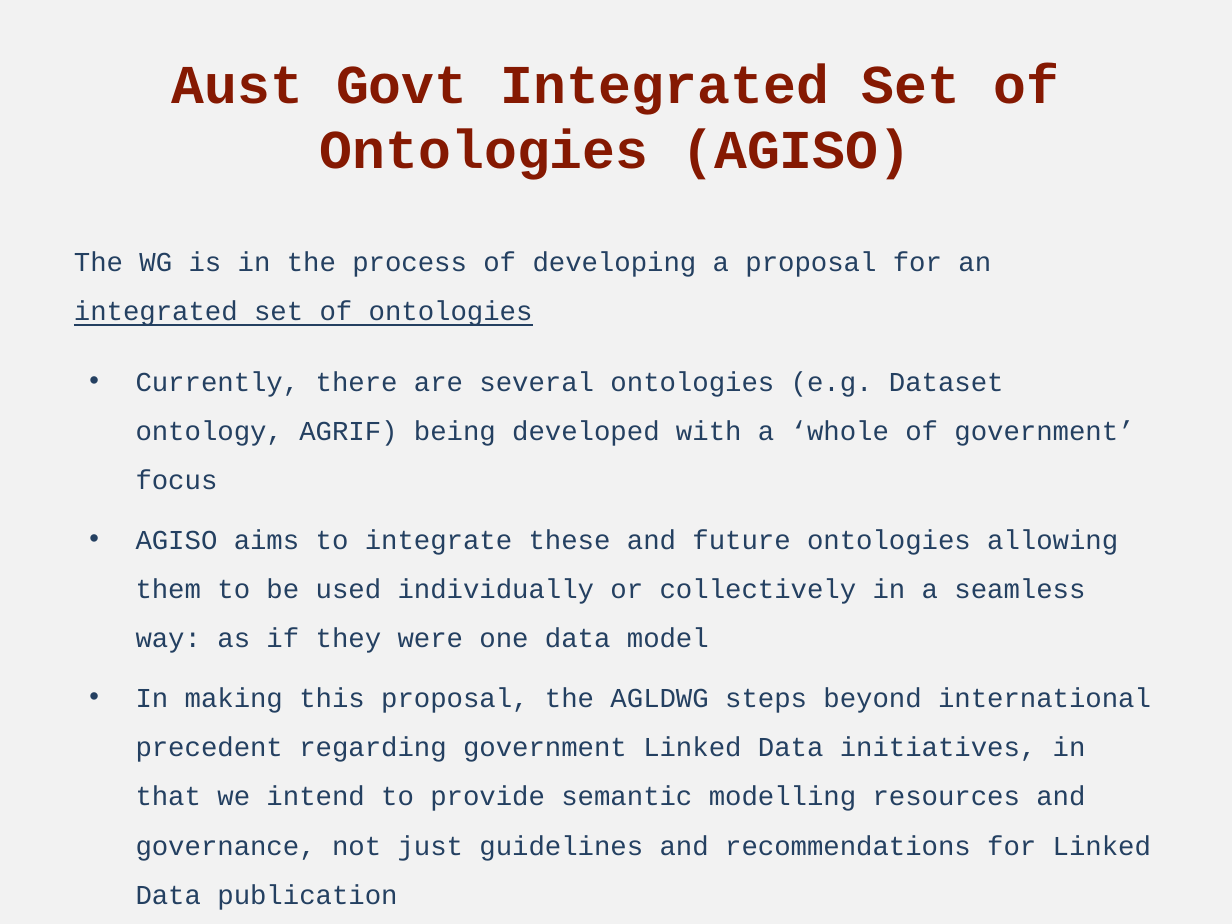
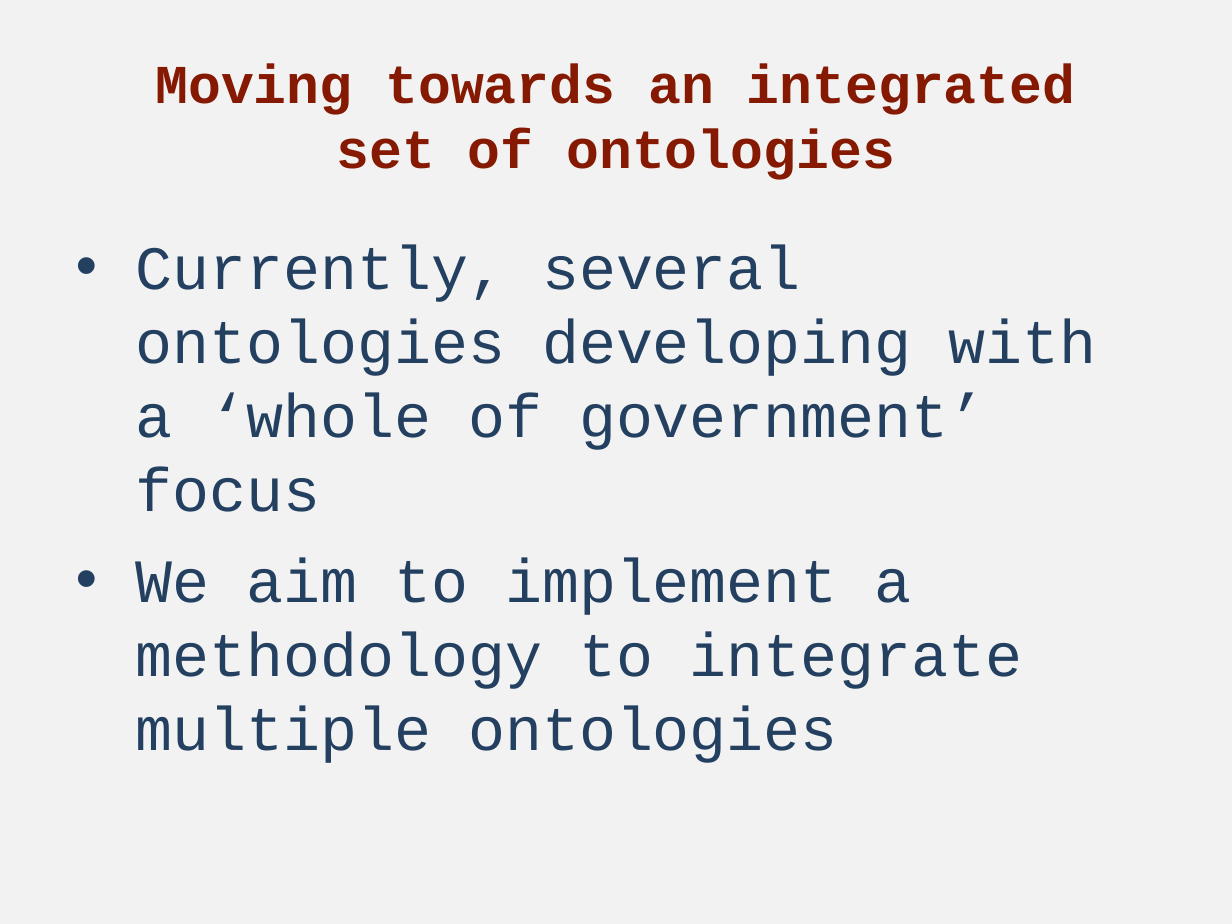
Before and after one commit to AGLDWG/website, a slide deck: slide 25 of prez/2018-07-20 - Open Data Community Meet-up - Nicholas Car.pptx (slide 14 before the commit). Drawn at 1232x924 pixels with LibreOffice and Linux fonts; fonts in the diff are those of the drawing. Boxes give left, top, right and bottom in pixels: in the first picture for what was removed or moved away, otherwise in the second. Text is boxed around its words. In the diff, an @@ line names an element or a change of style, - is before the commit and + after.

```diff
--- a/prez/2018-07-20 - Open Data Community Meet-up - Nicholas Car.pptx
+++ b/prez/2018-07-20 - Open Data Community Meet-up - Nicholas Car.pptx
@@ title at (155, 63, 1076, 180): text changed @@
-Aust Govt Integrated Set of Ontologies (AGISO)
+Moving towards an integrated
+set of ontologies
@@ text at (136, 245, 1097, 763): text changed; size 16 to 36 pt @@
-The WG is in the process of developing a proposal for an integrated set of ontologies
-• Currently, there are several ontologies (e.g. Dataset ontology, AGRIF) being developed with a ‘whole of government’ focus
-• AGISO aims to integrate these and future ontologies allowing them to be used individually or collectively in a seamless way: as if they were one data model
-• In making this proposal, the AGLDWG steps beyond international precedent regarding government Linked Data initiatives, in that we intend to provide semantic modelling resources and governance, not just guidelines and recommendations for Linked Data publication
+• Currently, several ontologies developing with a ‘whole of government’ focus
+• We aim to implement a methodology to integrate multiple ontologies
```
Also in this commit, not shown: 5 other slides changed, 14 slides added, 1 slide removed.
